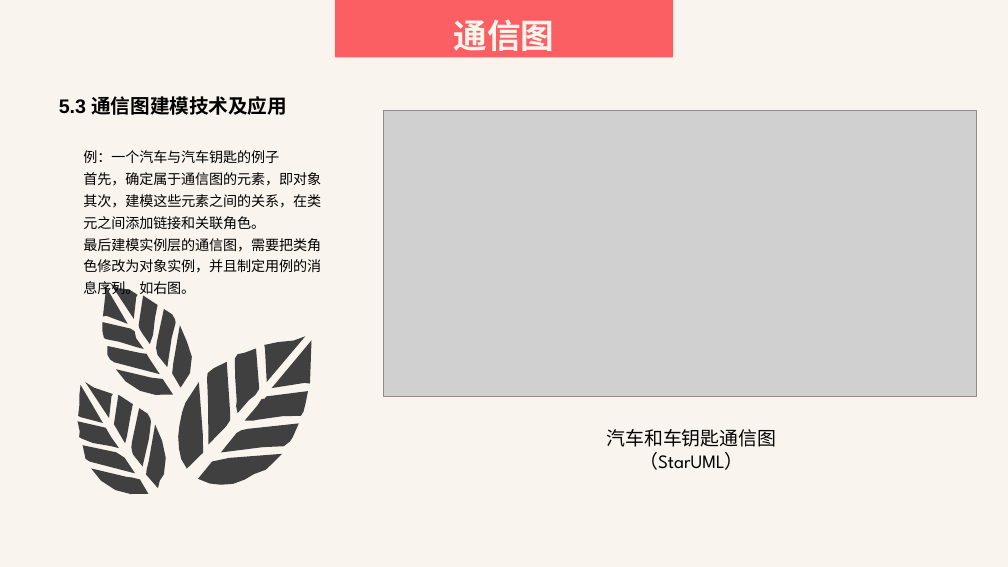
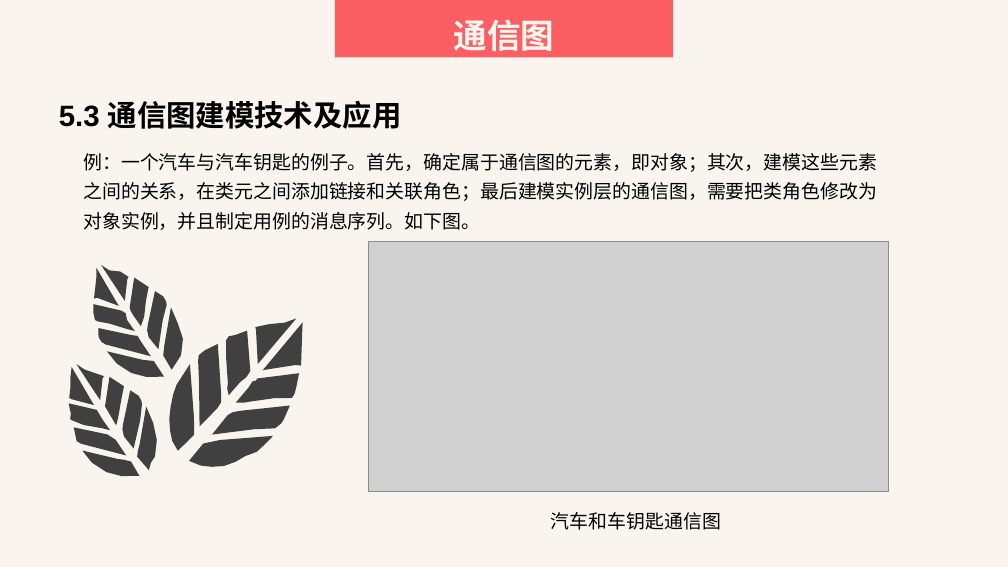
Before and after one commit to SarielX98/PRD2018G14, a slide deck: slide 72 of 受控文档/PPT/PRD2018-G14-UML基础I.pptx. Drawn at 1008x567 pixels with LibreOffice and Linux fonts; fonts in the diff are those of the drawing; grey boxes stand for pictures. Boxes give left, top, right and bottom in pixels: in the first picture for what was removed or moved away, otherwise in the second. Text is boxed around its words. In the diff, an @@ line names an element or a change of style, - is before the commit and + after.

Commit message:
UML基础修改（dx）

```diff
--- a/受控文档/PPT/PRD2018-G14-UML基础I.pptx
+++ b/受控文档/PPT/PRD2018-G14-UML基础I.pptx
@@ text "5.3 通信图建模技术及应用" at [59, 100, 402, 129]: size 18.6 to 28 pt @@
@@ text at [83, 153, 877, 230]: text changed; size 13.3 to 18 pt @@
-例：一个汽车与汽车钥匙的例子
-首先，确定属于通信图的元素，即对象
-其次，建模这些元素之间的关系，在类元之间添加链接和关联角色。
-最后建模实例层的通信图，需要把类角色修改为对象实例，并且制定用例的消息序列。如右图。
+例：一个汽车与汽车钥匙的例子。首先，确定属于通信图的元素，即对象；其次，建模这些元素之间的关系，在类元之间添加链接和关联角色；最后建模实例层的通信图，需要把类角色修改为对象实例，并且制定用例的消息序列。如下图。
@@ picture: place and size @@
-picture at [383, 111, 976, 397]
+picture at [368, 241, 889, 492]
@@ 24 freeform shapes: place and size @@
-24 freeform shapes at [66, 279, 330, 510]
+24 freeform shapes at [57, 261, 321, 492]
@@ text at [639, 452, 743, 470]: paragraph removed @@
-（StarUML）
@@ text "汽车和车钥匙通信图": place and size @@
-text "汽车和车钥匙通信图" at [606, 429, 776, 470]
+text "汽车和车钥匙通信图" at [551, 512, 721, 530]
```
Also in this commit, not shown: 45 other slides changed.
